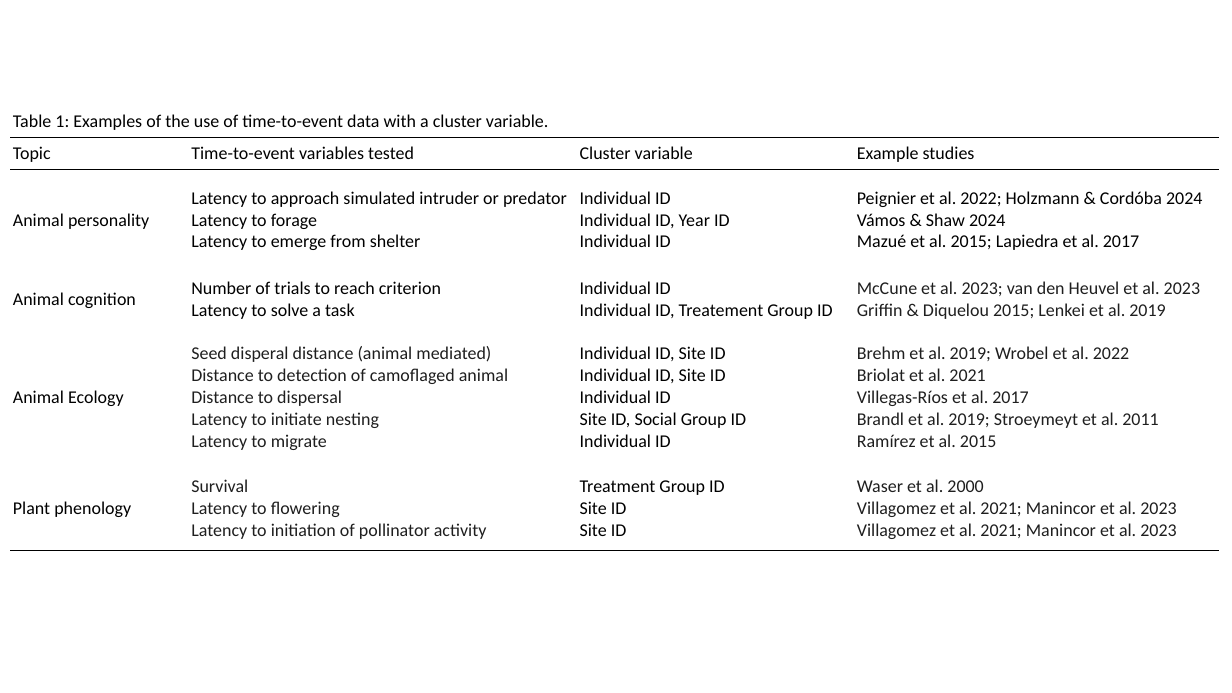
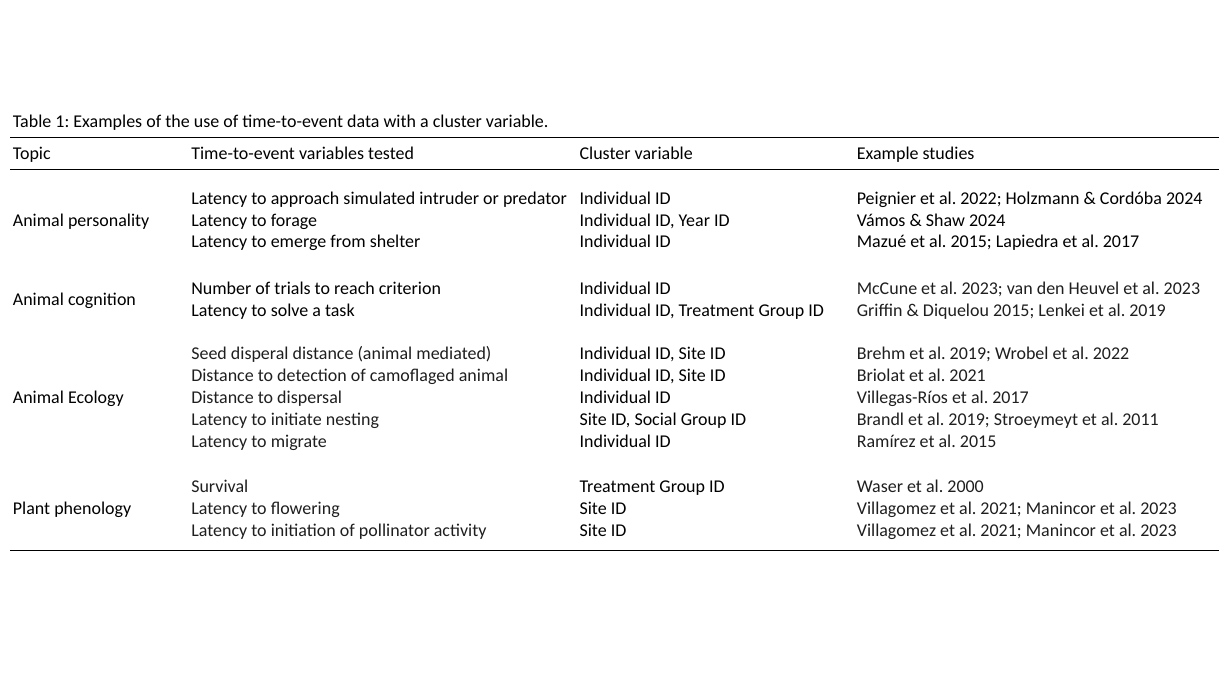
Before and after one commit to kelseybmccune/Time-to-Event_Repeatability, a slide deck: slide 1 of figs/Table1_Fig1.pptx. Drawn at 1232x693 pixels with LibreOffice and Linux fonts; fonts in the diff are those of the drawing. Boxes give left, top, right and bottom in pixels: in the first picture for what was removed or moved away, otherwise in the second. Text is boxed around its words. In the diff, an @@ line names an element or a change of style, - is before the commit and + after.

```diff
--- a/figs/Table1_Fig1.pptx
+++ b/figs/Table1_Fig1.pptx
@@ table at [10,105,1219,551] @@
-row 4, column 3: Individual ID Individual ID, Treatement Group ID
+row 4, column 3: Individual ID Individual ID, Treatment Group ID
```
Also in this commit, not shown: 2 other files.
